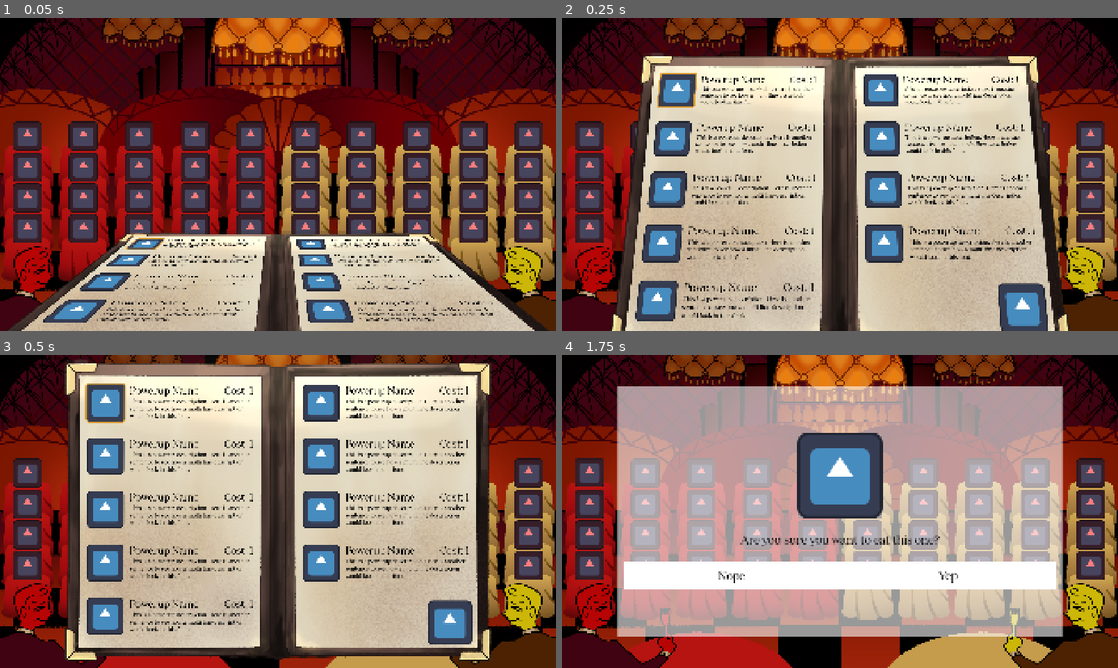
Above: before the commit, frames 1-4 (two rows, left to right).
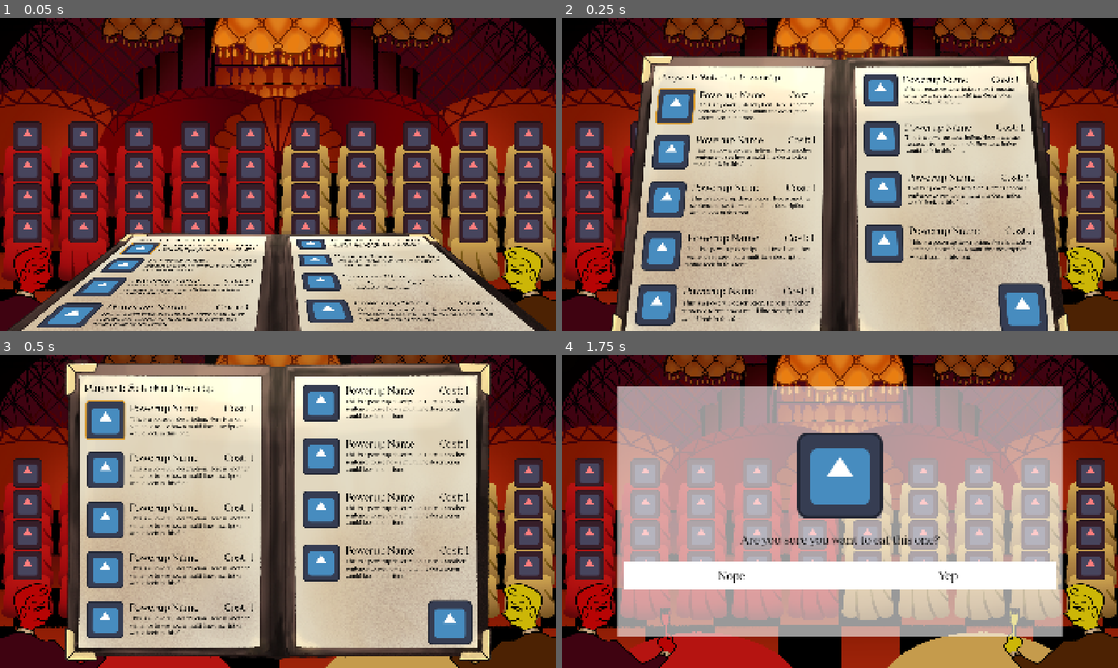
Above: after the commit, the same moments.

Repository: PixelSaver/steakbite
Game: Godot game, scene res://scenes/main.tscn
Same seed, same stepped clock (60 frames per second), same inputs: the game is played once before the commit and once after it. The engine's default icon, where the game draws it, is replaced by a stand-in: a white triangle on a blue panel in a dark square.
Inputs (mouse positions are in pixels of both pictures, inside the frame that each line leads up to):
- Up to frame 1 (0.05 s): no input
- Up to frame 2 (0.25 s): no input
- Up to frame 3 (0.5 s): no input
- Up to frame 4 (1.75 s): click (1012, 621) at 0.5 s; click (589, 473) at 1.27 s

The runs differ from the first frame. In frame 1, 2.9% of the frame differs, in the area x 5-47%, y 0-99%; in frame 2, 7.6%; in frame 3, 7.8%, in the area x 5-46%, y 0-91%; in frame 4, nothing differs.
Error before the commit: Invalid assignment of property or key 'text' with value of type 'String' on a base object of type 'Nil'. (res://scenes/powerups/powerup_menu.gd:71)
Error after the commit: Invalid assignment of property or key 'text' with value of type 'String' on a base object of type 'Nil'. (res://scenes/powerups/powerup_menu.gd:75)

Commit message:
Saved player name label

Diff:
--- a/scenes/powerups/powerup_menu.tscn
+++ b/scenes/powerups/powerup_menu.tscn
@@ -45,7 +45,7 @@
 corner_radius_bottom_right = 10
 corner_radius_bottom_left = 10
 
-[node name="PowerupMenu" type="Control" unique_id=1713500523 node_paths=PackedStringArray("first_focus", "left_side", "right_side", "subviewport_cont", "continue_button")]
+[node name="PowerupMenu" type="Control" unique_id=1713500523 node_paths=PackedStringArray("player_name_label", "first_focus", "left_side", "right_side", "subviewport_cont", "continue_button")]
 material = ExtResource("1_p1oto")
 layout_mode = 3
 anchors_preset = 15
@@ -55,7 +55,7 @@
 grow_vertical = 2
 mouse_filter = 1
 script = ExtResource("1_2s6hi")
-player_name_label = NodePath("MarginContainer/HBoxContainer/Panel/VBoxContainer/Player Name")
+player_name_label = NodePath("SubViewportContainer/SubViewport/MarginContainer/HBoxContainer/Panel/LeftSide/Player Name")
 player_balance = NodePath("MarginContainer/HBoxContainer/Panel2/VBoxContainer3/Balance")
 powerup_resources = Array[ExtResource("2_u25pn")]([ExtResource("6_b1m4a"), ExtResource("4_b1m4a"), ExtResource("4_b1m4a"), ExtResource("4_b1m4a"), ExtResource("6_b1m4a"), ExtResource("4_b1m4a"), ExtResource("4_b1m4a")])
 first_focus = NodePath("SubViewportContainer/SubViewport/MarginContainer/HBoxContainer/Panel/LeftSide/PowerupMenuItem")
@@ -127,6 +127,14 @@
 grow_vertical = 2
 theme_override_constants/separation = 10
 
+[node name="Player Name" type="RichTextLabel" parent="SubViewportContainer/SubViewport/MarginContainer/HBoxContainer/Panel/LeftSide" unique_id=2002184844]
+layout_mode = 2
+theme_override_fonts/normal_font = ExtResource("6_1ypni")
+bbcode_enabled = true
+text = "[font_size=50]Player 1: Select a Powerup"
+fit_content = true
+scroll_active = false
+
 [node name="PowerupMenuItem" parent="SubViewportContainer/SubViewport/MarginContainer/HBoxContainer/Panel/LeftSide" unique_id=726296963 instance=ExtResource("1_ytud3")]
 layout_mode = 2
 
@@ -221,6 +229,12 @@
 [node name="MarginContainer_HBoxContainer_Panel_VBoxContainer#PowerupMenuItem" parent="." unique_id=1863396681 instance=ExtResource("1_ytud3")]
 layout_mode = 0
 anchors_preset = 0
+anchor_right = 0.0
+anchor_bottom = 0.0
+offset_right = 8.0
+offset_bottom = 8.0
+grow_horizontal = 1
+grow_vertical = 1
 is_empty = false
 
 [node name="MarginContainer_HBoxContainer_Panel2_VBoxContainer3#Balance" type="RichTextLabel" parent="." unique_id=1150570165]
@@ -235,4 +249,10 @@
 [node name="MarginContainer_HBoxContainer_Panel2_VBoxContainer3#PowerupMenuItem" parent="." unique_id=1215366230 instance=ExtResource("1_ytud3")]
 layout_mode = 0
 anchors_preset = 0
-is_empty = false
+anchor_right = 0.0
+anchor_bottom = 0.0
+offset_right = 8.0
+offset_bottom = 8.0
+grow_horizontal = 1
+grow_vertical = 1
+is_empty = false
